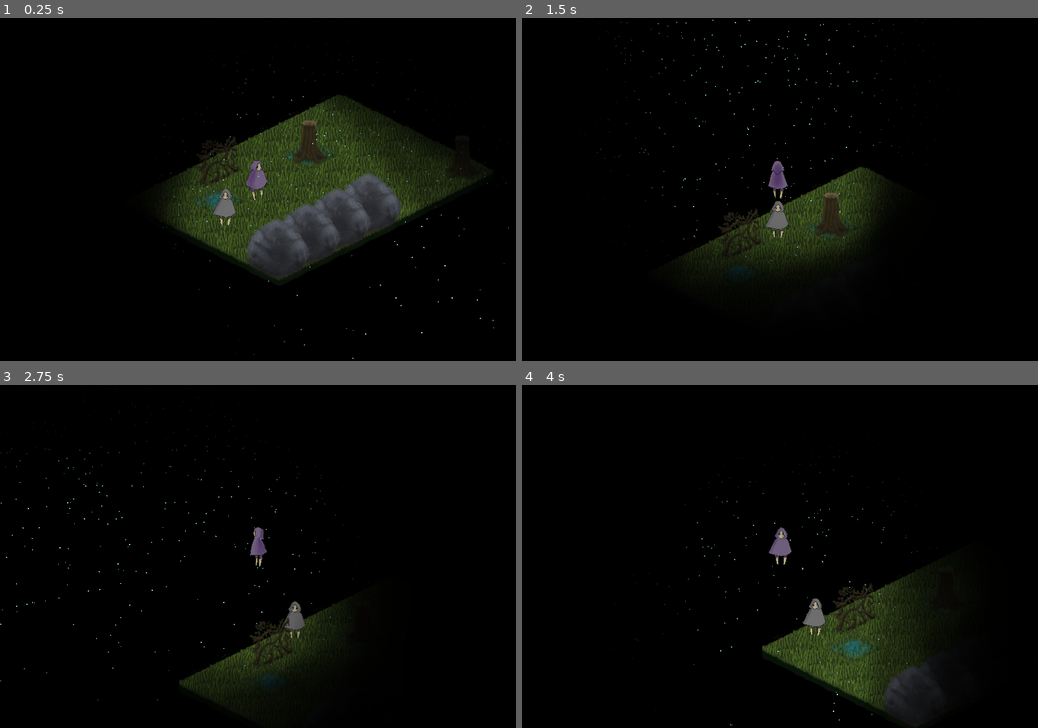
Above: before the commit, frames 1-4 (two rows, left to right).
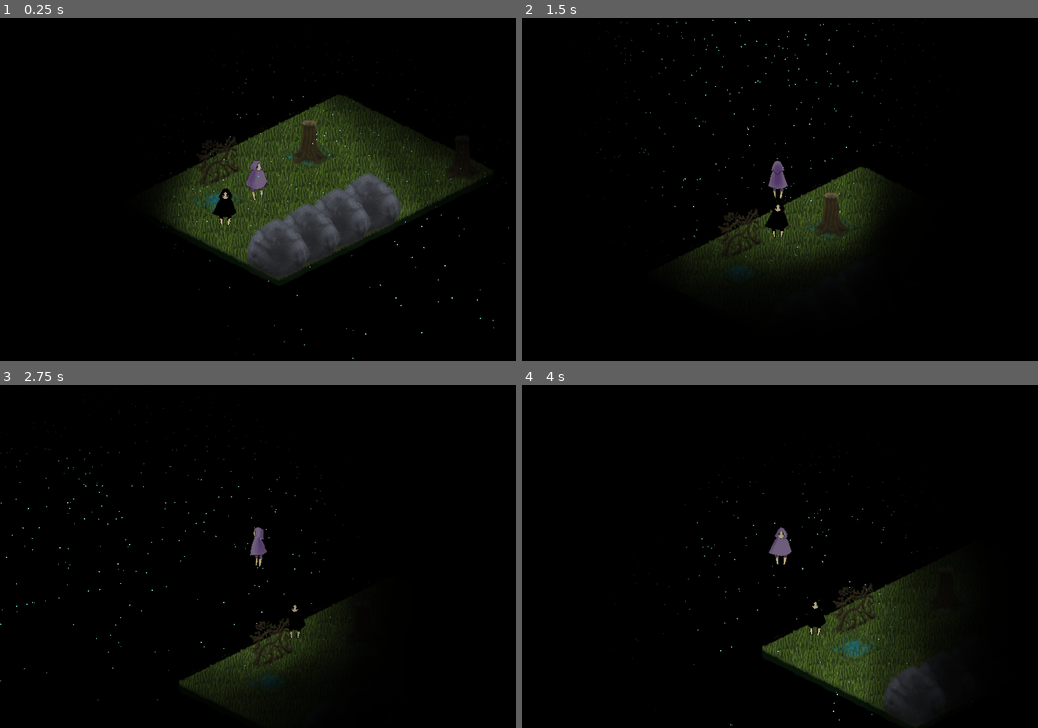
Above: after the commit, the same moments.

Repository: pendestorm/pendestorm
Game: Godot game, scene res://Scenes/Forest.tscn
The game is run twice, just before and just after one commit, with the same random seed, the same clock (stepped at 60 frames per second) and the same inputs. This scene is started directly instead of the project's main scene.
Inputs (mouse positions are in pixels of both pictures, inside the frame that each line leads up to):
- Up to frame 1 (0.25 s): no input
- Up to frame 2 (1.5 s): move the mouse to (754, 258) at 0.52 s; hold Up (move_up) from 0.53 s (still down); tap Z (action) at 0.6, 1.35 s; move the mouse to (934, 240) at 1.27 s
- Up to frame 3 (2.75 s): move the mouse to (103, 505) at 2.02 s; release Up (move_up) at 2.03 s; hold Left (move_left) from 2.03 s (still down); tap Z (action) at 2.1 s
- Up to frame 4 (4 s): move the mouse to (805, 556) at 2.77 s; tap Z (action) at 2.85, 3.6 s; move the mouse to (702, 470) at 3.52 s; release Left (move_left) at 3.53 s; hold Down (move_down) from 3.53 s (still down)

The runs differ from the first frame. In frame 1, 0.2% of the frame differs, in the area x 41-46%, y 49-61%; in frame 2, 0.2%, in the area x 47-52%, y 53-65%; in frame 3, 0.2%; in frame 4, 0.2%.

Commit message:
condicion de victoria ok

Diff:
--- a/NPC/nenito.gd
+++ b/NPC/nenito.gd
@@ -8,6 +8,8 @@
 var path = []
 onready var navigation_2d = get_parent().get_parent()
 var motion = Vector2()
+var saved = false
+
 func _init():
 	if Engine.editor_hint: return
 	add_to_group("nenitos")
--- a/Nenito.tscn
+++ b/Nenito.tscn
@@ -26,7 +26,7 @@
 resource_local_to_scene = true
 shader = SubResource( 1 )
 shader_param/umbral = 0.6
-shader_param/pilotin = Color( 1, 1, 1, 1 )
+shader_param/pilotin = Color( 0, 0, 0, 1 )
 
 [sub_resource type="CircleShape2D" id=3]
 radius = 17.4866
--- a/main_scene.gd
+++ b/main_scene.gd
@@ -4,12 +4,20 @@
 onready var time_left_text = $CanvasLayer/TimeLeftLabel
 onready var game_over_label = $CanvasLayer/GameOverLabel
 onready var victory_label = $CanvasLayer/VictoryLabel
+export var saved_to_win = 1
 
 func _ready():
 	SharedVariables.scene = self
 
 func _process(_delta):
 	time_left_text.text = "%d"%timer.time_left
+	var count_saved = 0
+	for nenito in get_tree().get_nodes_in_group("nenitos"):
+		if nenito.saved:
+			count_saved = count_saved +1
+	if count_saved >= saved_to_win:
+		win()
+
 
 func add_nenito_to_game(nenito):
 	$Walls.add_child(nenito)
@@ -22,3 +30,11 @@
 	yield(get_tree().create_timer(24),"timeout")
 	get_tree().paused = false
 	get_tree().change_scene("res://Scenes/MainMenu.tscn")
+
+func win():
+	victory_label.show()
+	$VictoryPlayer.play()
+	get_tree().paused = true
+	yield(get_tree().create_timer(24),"timeout")
+	get_tree().paused = false
+	get_tree().change_scene("res://Scenes/MainMenu.tscn")
--- a/troll.gd
+++ b/troll.gd
@@ -108,6 +108,7 @@
 	for n in nenitos:
 		disconnect("follow_me", n, "_on_Troll_follow_me")
 		disconnect("stop", n, "_on_Troll_stop")
+		n.saved = true
 
 func select_between_degrees(current,next):
 	if current == next: return next
